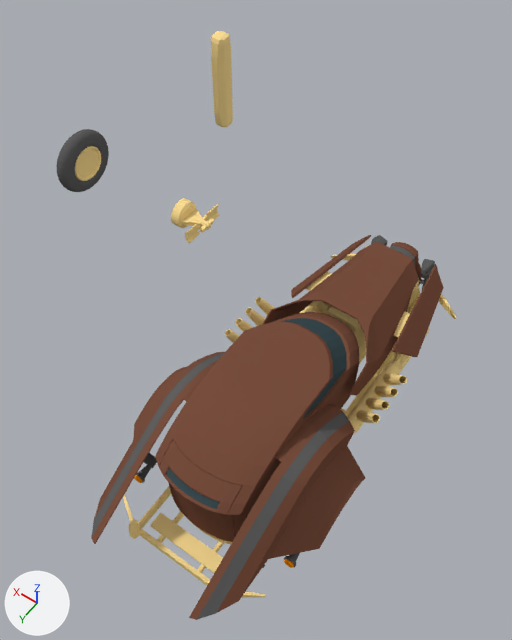
Two versions of the Blender file Openhypt/OpenhyptProject/Assets/Vehicles/Carbondyle Spiffer C.200/Carbondyle Spiffer C.200.blend, one commit apart.
Camera for both pictures: a 50 mm camera at (-3.13, 5.98, 12.35) aimed at (1.95, -1.13, 1.18). Arrows for +X, +Y and +Z are at lower left; the lights stay in place.

Before the edit, the objects in view are built like this:
```python
me_cube = bpy.data.meshes.new('Cube')
me_cube.from_pydata(...)  # 4094 vertices, 3644 faces; spans x 0.0..1.74, y -3.42..4.31, z -0.47..1.89
# faces by material slot: [2155, 402, 945, 2, 131, 9]
me_cube.materials.append(mat_spifferhull)  # yellow #ffe095
me_cube.materials.append(mat_spifferpaint)  # brown #794f3e
me_cube.materials.append(mat_spifferplastic)  # dark grey #5f5f5f
me_cube.materials.append(mat_spifferlight)  # white #ffffff
me_cube.materials.append(mat_spiffernotlight)  # orange #ff9100
me_cube.materials.append(mat_spifferwindow)  # dark cyan #3b4d52
me_cube_001 = bpy.data.meshes.new('Cube.001')
me_cube_001.from_pydata(...)  # 88 vertices, 90 faces; spans x 2.9..3.33, y 0.05..0.65, z -0.01..2.69
me_cube_001.materials.append(mat_spifferhull)  # yellow #ffe095
me_cylinder = bpy.data.meshes.new('Cylinder')
me_cylinder.from_pydata(...)  # 1104 vertices, 1026 faces; spans x -0.183..0.308, y -0.748..0.748, z -0.748..0.748
# faces by material slot: [290, 576, 160]
me_cylinder.materials.append(mat_spifferhull)  # yellow #ffe095
me_cylinder.materials.append(mat_spifferplastic)  # dark grey #5f5f5f
me_cylinder.materials.append(mat_spifferpaint)  # brown #794f3e
ob_carbondylespiffer = bpy.data.objects.new('CarbondyleSpiffer', me_cube)
ob_carbondylespiffer.location = (0.0, 0.0, 2.0)
_m = ob_carbondylespiffer.modifiers.new('Mirror', 'MIRROR')
_m.use_clip = True
_m.merge_threshold = 0.01
ob_carbondylespifferwheel = bpy.data.objects.new('CarbondyleSpifferWheel', me_cylinder)
ob_carbondylespifferwheel.location = (7.6, -2.22, 1.75)
ob_piriestimate = bpy.data.objects.new('PiriEstimate', me_cube_001)
ob_piriestimate.location = (4.18, -7.41, 0.0)
# also in view: 'CarbondyleSpifferAxis' at (4.36, -2.22, 1.75)
```
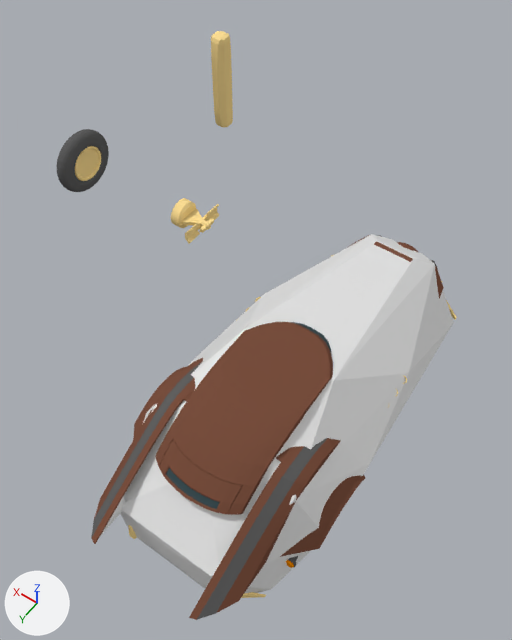
The change, as a list of edits to the scene's bpy script:
```text
Add me_cube_003:
    me_cube_003.from_pydata([(0.856, 3.635, 0.558), (0.856, 3.635, 0.923), (0.856, 4.28, 0.558), (1.266, 3.378, 0.558)], [], [(0, 1, 2), (1, 3, 2), (3, 1, 0), (2, 3, 0)])
Add me_cube_hull_1:
    me_cube_hull_1.from_pydata(...)  # 50 vertices, 75 faces; spans x -1.72..1.72, y -3.36..3.74, z -0.46..1.84
Add ob_spifferc200spikecoll:
    ob_spifferc200spikecoll = bpy.data.objects.new('SpifferC200SpikeColL', me_cube_003)
    ob_spifferc200spikecoll.location = (0.0, 0.0, 2.0)
Add ob_spifferc200col1:
    ob_spifferc200col1 = bpy.data.objects.new('SpifferC200Col1', me_cube_hull_1)
    ob_spifferc200col1.location = (0.0, 0.0, 2.0)
```

Boxes [x1, y1, x2, y2] around the edits, measured in the pictures (512 x 640 px):
'SpifferC200Col1', added: after [120, 234, 454, 593]
'SpifferC200SpikeColL', added: after [100, 497, 125, 536]
